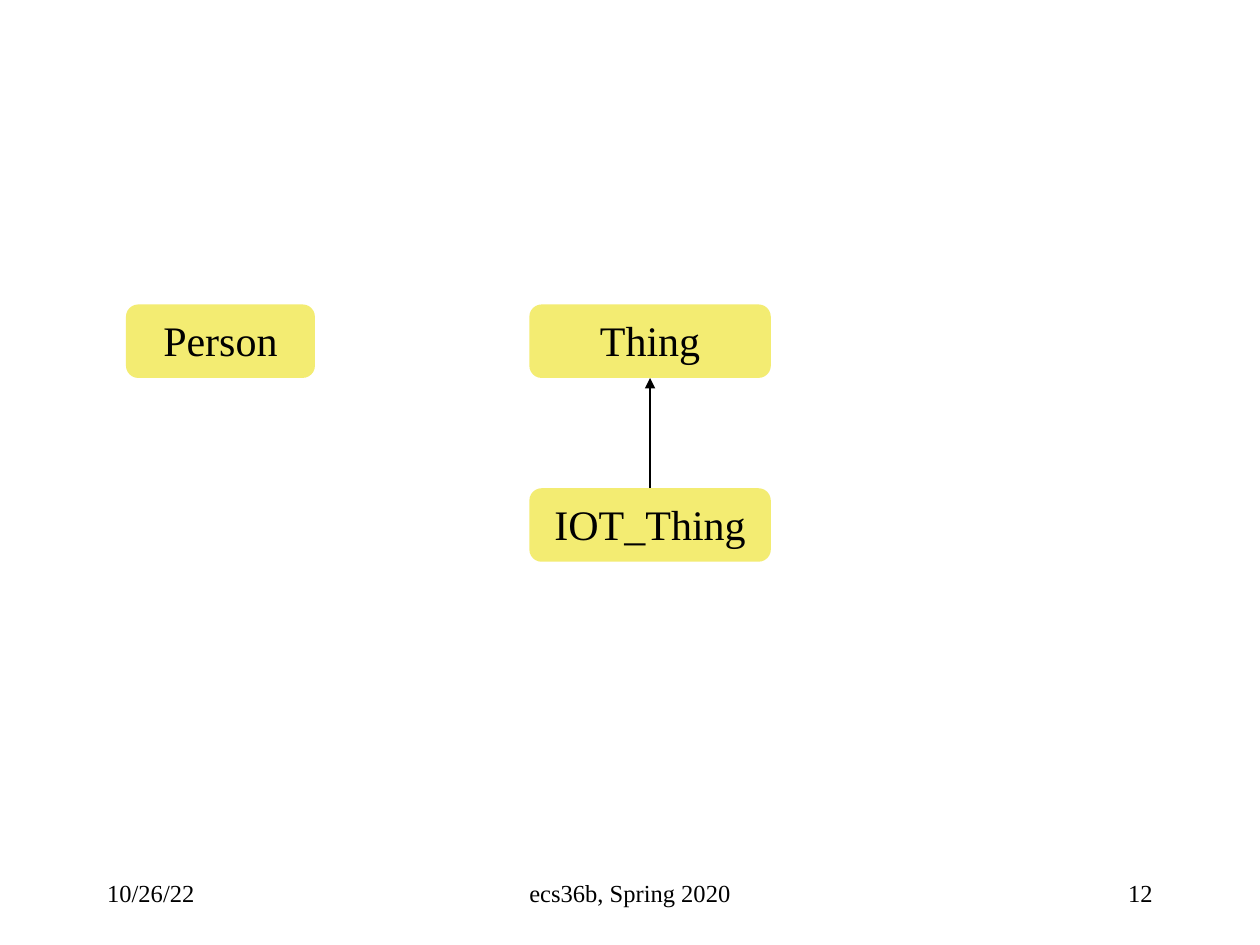
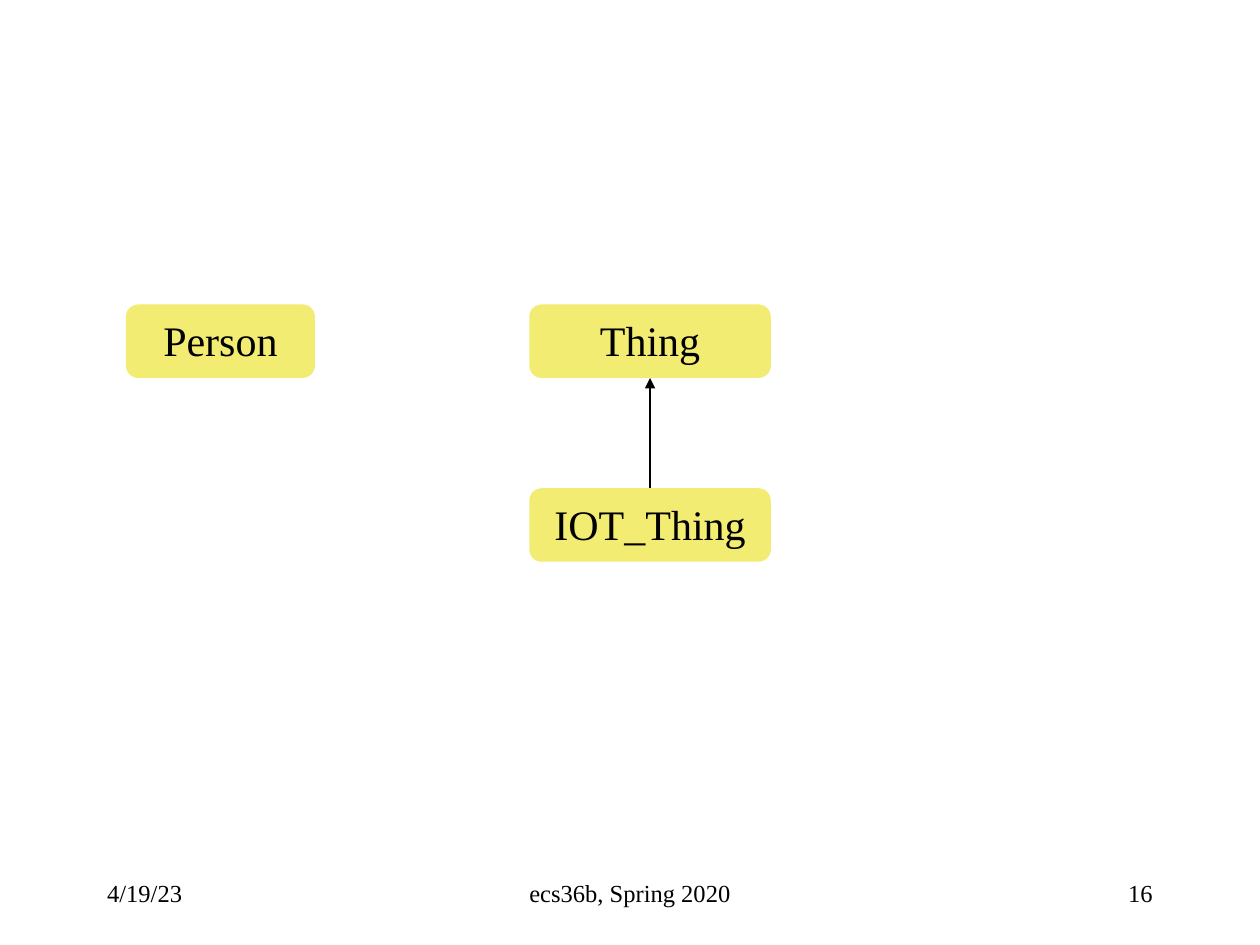
Before and after one commit to sfelixwu/ecs36b_slides, a slide deck: slide 16 of ecs36b_f2022_L006.pptx (slide 12 before the commit). Drawn at 1260x945 pixels with LibreOffice and Linux fonts; fonts in the diff are those of the drawing. Boxes give left, top, right and bottom in pixels: in the first picture for what was removed or moved away, otherwise in the second. Text is boxed around its words. In the diff, an @@ line names an element or a change of style, - is before the commit and + after.

```diff
--- a/ecs36b_f2022_L006.pptx
+++ b/ecs36b_f2022_L006.pptx
@@ text at bbox=[107, 885, 182, 903]: text changed @@
-10/26/22
+4/19/23
@@ page number at bbox=[1128, 885, 1153, 903]: text changed @@
-12
+16
```
Also in this commit, not shown: 17 other slides changed, 4 slides added.
